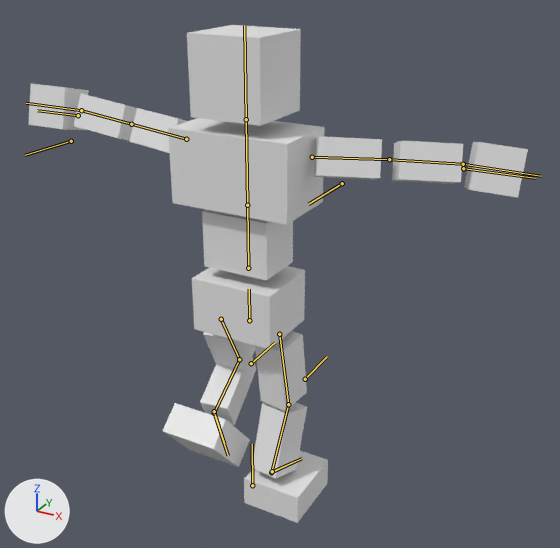
An edit to the glTF model BrowserGame/public/models/ToyQuest.glb, drawn before and after from the same camera.
One viewpoint serves both versions: a camera (50 mm lens) standing at (10.17, -16.73, 10.94) and looking at (0.42, 0.99, 2.07). Lighting does not change. The marker at lower left points along +X, +Y and +Z. Both versions are drawn at frame 15 of the action '05_feet.run'; the numbers are the values there. The bones that bend it are drawn over the model as lines.

Names of what the first picture shows: '立方体'.
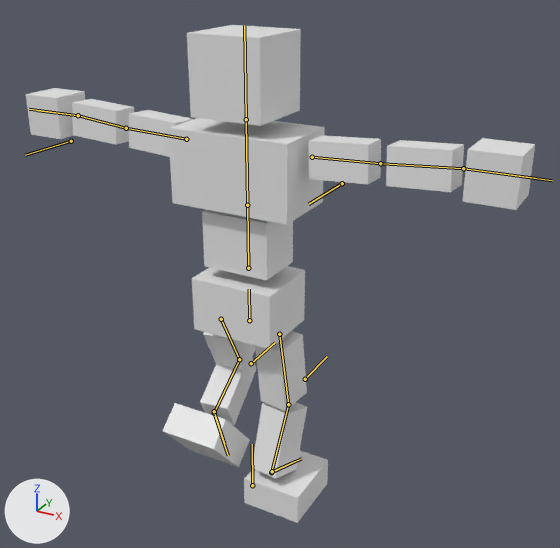
What differs and where, as boxes (x1, y1, x2, y2) in the pictures (560 x 548 px):
'立方体', posed: before (28, 25, 528, 523); after (26, 25, 535, 523)
bone 'upper arm.R', root to tip: before (186, 139) to (131, 124); after (186, 139) to (126, 128)
bone 'forearm.R', root to tip: before (131, 124) to (81, 110); after (126, 128) to (78, 115)
bone 'hand.R', root to tip: before (81, 110) to (26, 103); after (78, 115) to (29, 109)
bone 'upper arm.L', root to tip: before (312, 157) to (389, 159); after (312, 157) to (380, 163)
bone 'forearm.L', root to tip: before (389, 159) to (463, 164); after (380, 163) to (463, 168)
bone 'hand.L', root to tip: before (463, 164) to (541, 176); after (463, 168) to (552, 180)

Edits to the bpy script that builds the scene:
```text
Change bone_upper_arm_r:
    where bone_upper_arm_r = bpy.data.objects['アーマチュア'].pose.bones['upper arm.R']  # child of 'chest'
    bone_upper_arm_r.rotation_quaternion: (0.982, -0.065, 0.165, -0.059) -> (0.999, -0.009, 0.02, -0.031)  # degrees (-9, 18, -8) -> degrees (-1, 2, -4)
Change bone_forearm_r:
    where bone_forearm_r = bpy.data.objects['アーマチュア'].pose.bones['forearm.R']  # child of 'upper arm.R'
    bone_forearm_r.rotation_quaternion: (0.995, 0.1, 0.0, -0.002) -> (1.0, 0.018, 0.0, 0.0)  # degrees (12, 0, 0) -> degrees (2, 0, 0)
Change bone_hand_r:
    where bone_hand_r = bpy.data.objects['アーマチュア'].pose.bones['hand.R']  # child of 'forearm.R'
    bone_hand_r.rotation_quaternion: (0.997, 0.029, -0.046, 0.054) -> (0.999, -0.01, -0.023, 0.03)  # degrees (3, -5, 6) -> degrees (-1, -3, 3)
Change bone_upper_arm_l:
    where bone_upper_arm_l = bpy.data.objects['アーマチュア'].pose.bones['upper arm.L']  # child of 'chest'
    bone_upper_arm_l.rotation_quaternion: (0.948, -0.271, -0.16, 0.034) -> (0.999, -0.009, -0.02, 0.031)  # degrees (-33, -17, 9) -> degrees (-1, -2, 4)
Change bone_forearm_l:
    where bone_forearm_l = bpy.data.objects['アーマチュア'].pose.bones['forearm.L']  # child of 'upper arm.L'
    bone_forearm_l.rotation_quaternion: (1.0, 0.0, 0.0, 0.0) -> (1.0, 0.018, 0.0, 0.0)  # degrees (0, 0, 0) -> degrees (2, 0, 0)
Change bone_hand_l:
    where bone_hand_l = bpy.data.objects['アーマチュア'].pose.bones['hand.L']  # child of 'forearm.L'
    bone_hand_l.rotation_quaternion: (0.994, 0.083, 0.05, -0.053) -> (0.999, -0.01, 0.023, -0.03)  # degrees (9, 6, -6) -> degrees (-1, 3, -3)
```
